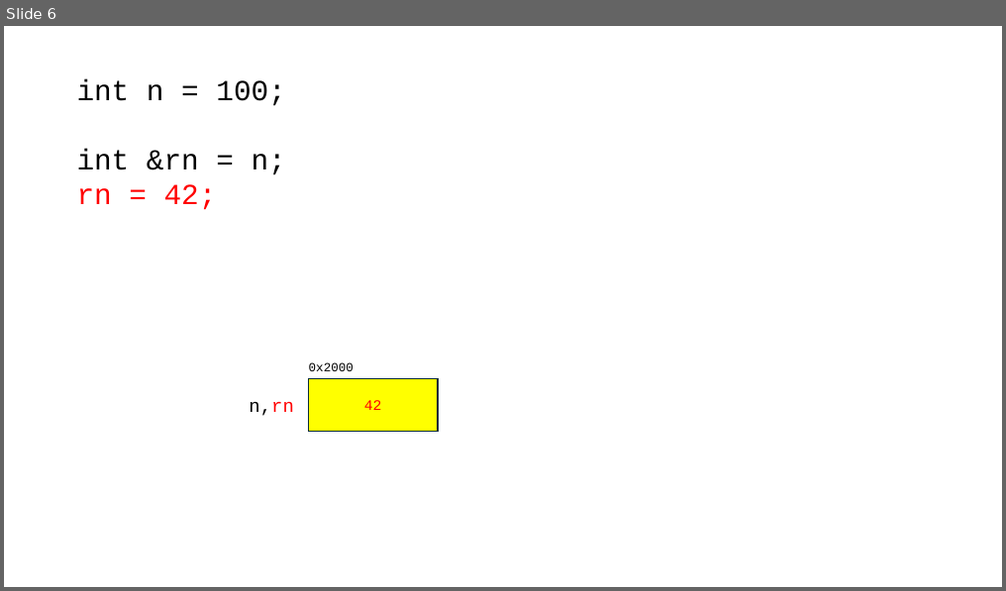
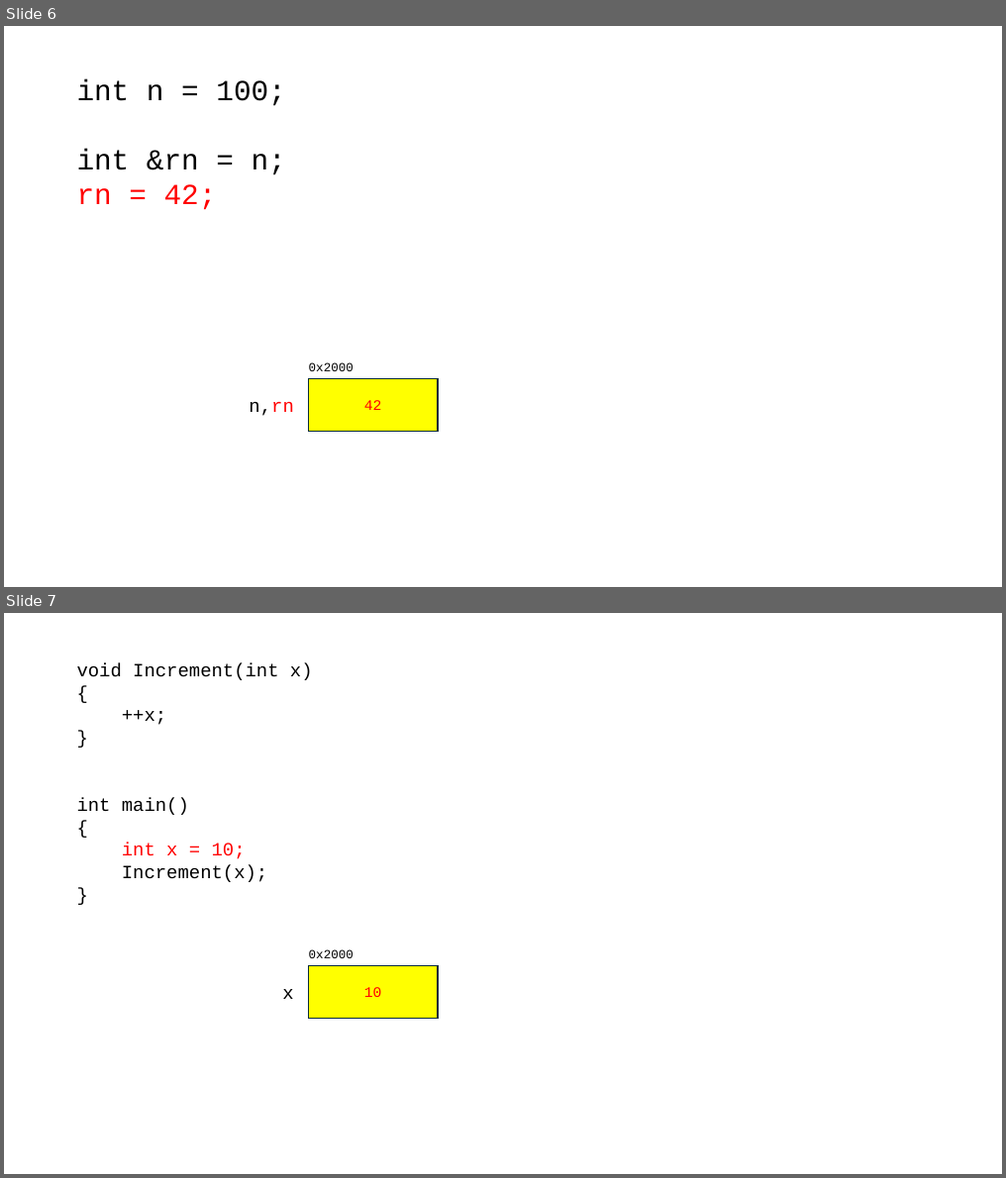
Before and after one commit to yoondev-classroom/cpp_250820, a slide deck: cpp_250820.pptx. Shown one above the other, each under a label of ours: slide 6 before the commit, slides 6 and 7 after it. The pictures are 1006x591 and 1006x1178 pixels, drawn with LibreOffice and Linux fonts; fonts in the diff are those of the drawing. Boxes give left, top, right and bottom in pixels: in the first picture for what was removed or moved away, otherwise in the second. Text is boxed around its words. In the diff, an @@ line names an element or a change of style, - is before the commit and + after.

```diff
--- a/cpp_250820.pptx
+++ b/cpp_250820.pptx
@@ slide 7 added at <box>4,613,1002,1174</box>, background #FFFFFF @@
@@ text added at <box>77,663,313,882</box>, 18 pt, text #000000 @@
+void Increment(int x)
+{
+++x;
+}
+int main()
+{
+int x = 10;
+Increment(x);
+}
@@ rectangle added at <box>309,965,438,1018</box>, fill #FFFF00, outline #092A39 1.5 pt, 14 pt, text #FF0000 @@
+10
@@ text added at <box>309,950,353,959</box>, 12 pt, text #000000 @@
+0x2000
@@ text added at <box>282,989,293,999</box>, 18 pt, text #000000 @@
+x
```
Also in this commit, not shown: 7 other slides added, 1 other file.
